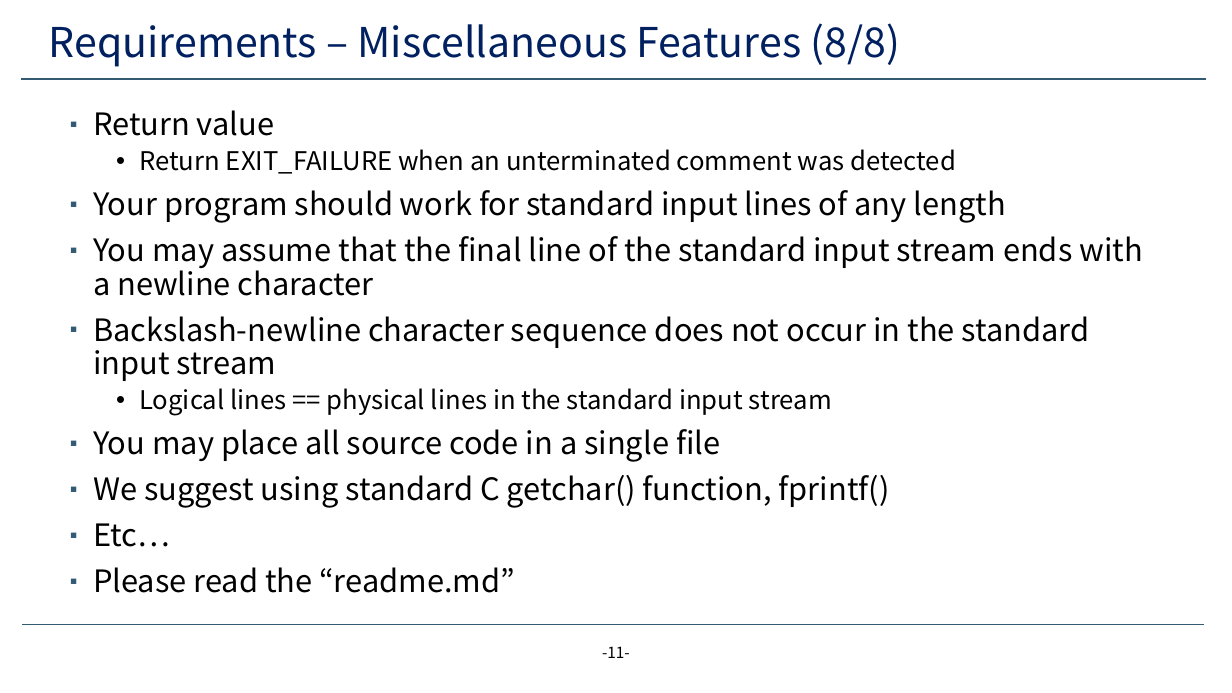
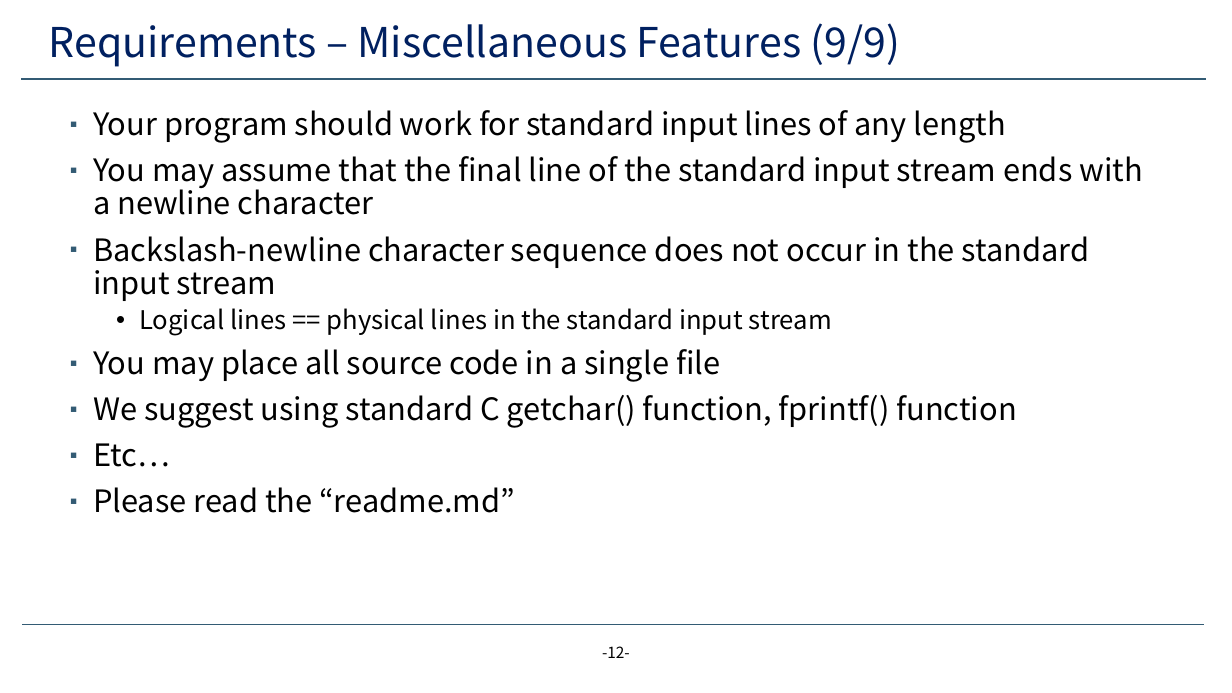
Before and after one commit to yeonjae11/3_2_SYSTEM, a slide deck: slide 12 of assignment1/lab-1-decommenter.pptx (slide 11 before the commit). Drawn at 1232x693 pixels with LibreOffice and Linux fonts; fonts in the diff are those of the drawing; background and template pictures are left out. Boxes give left, top, right and bottom in pixels: in the first picture for what was removed or moved away, otherwise in the second. Text is boxed around its words. In the diff, an @@ line names an element or a change of style, - is before the commit and + after.

```diff
--- a/assignment1/lab-1-decommenter.pptx
+++ b/assignment1/lab-1-decommenter.pptx
@@ title at box(49, 23, 899, 67): text changed @@
-Requirements – Miscellaneous Features (8/8)
+Requirements – Miscellaneous Features (9/9)
@@ text at box(93, 110, 956, 174): paragraphs removed @@
-▪ Return value
-  • Return EXIT_FAILURE when an unterminated comment was detected
@@ text at box(93, 395, 1016, 428): text changed @@
-▪ We suggest using standard C getchar() function, fprintf()
+▪ We suggest using standard C getchar() function, fprintf() function
@@ page number at box(602, 646, 630, 658): text changed @@
--11-
+-12-
```
Also in this commit, not shown: 11 other slides changed, 1 slide added, 2 other files.
